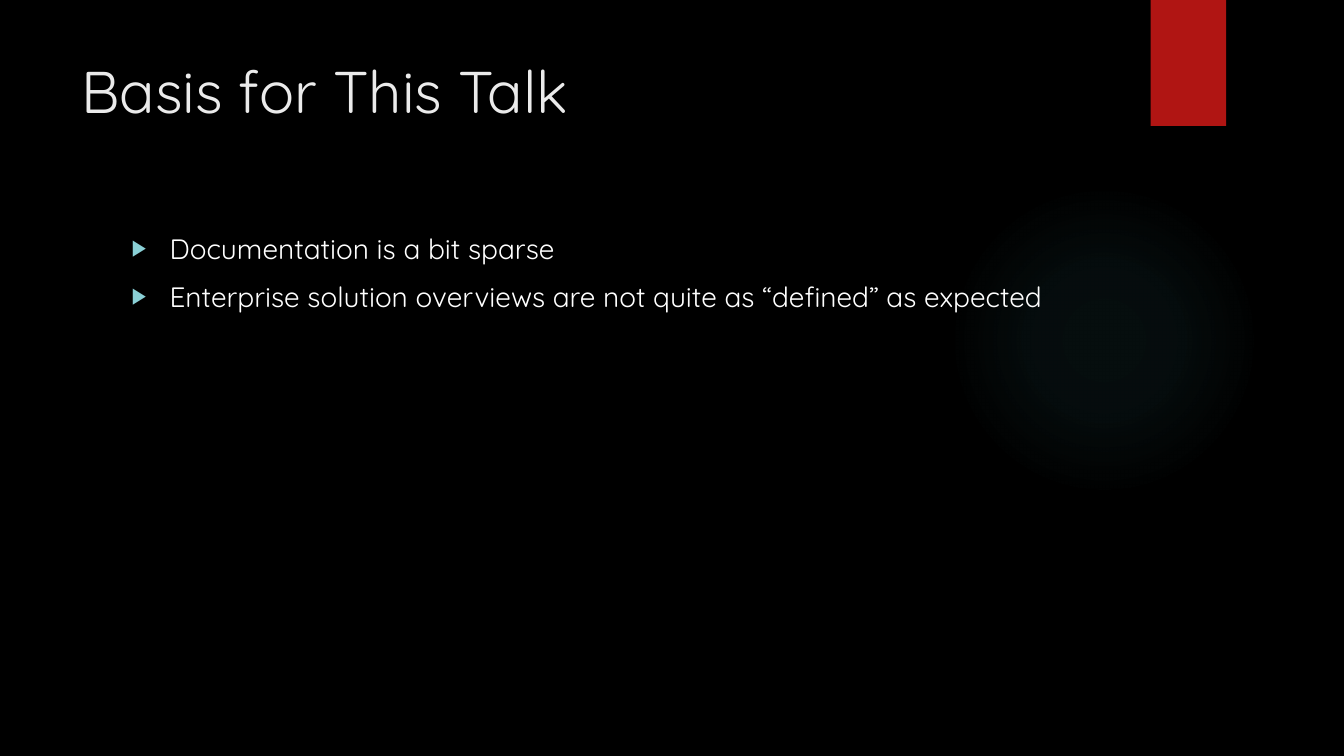
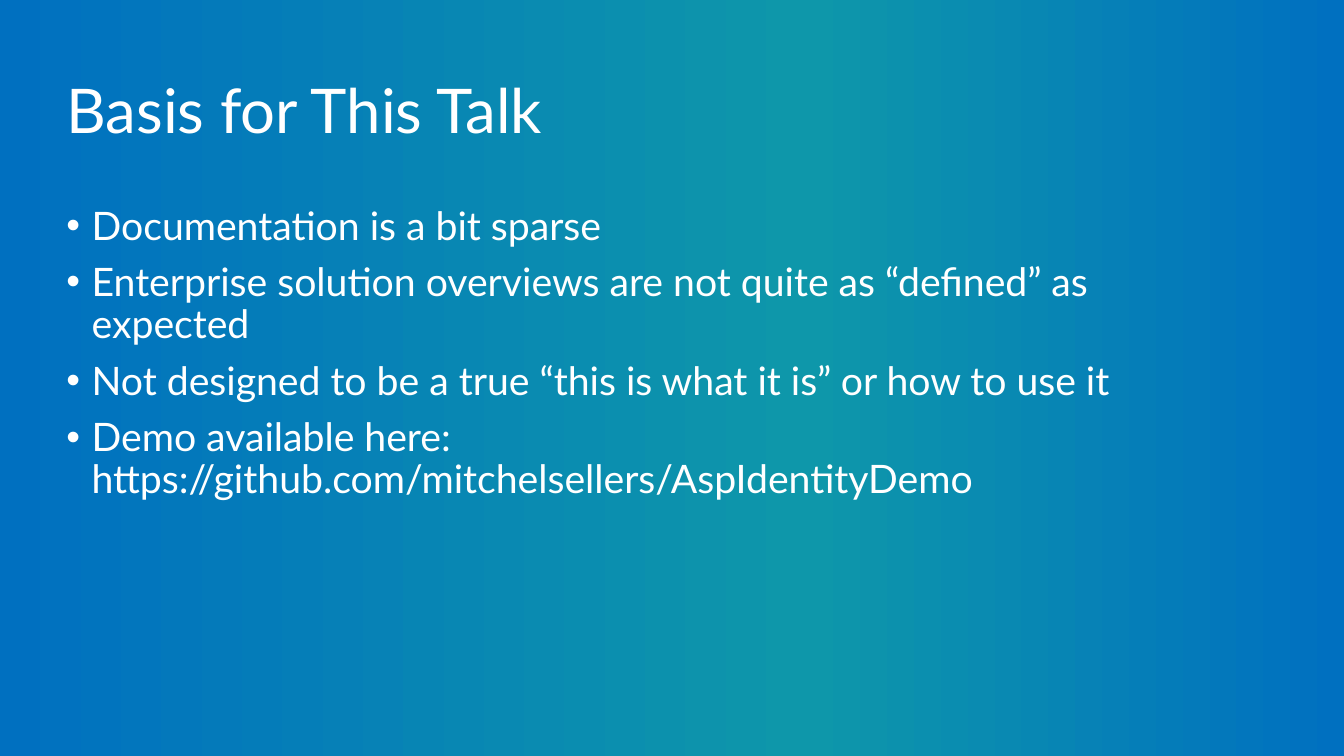
Before and after one commit to mitchelsellers/AspIdentityDemo, a slide deck: slide 3 of Presentation/2017 - Identity The Stuff You Never Knew.pptx. Drawn at 1344x756 pixels with LibreOffice and Linux fonts; fonts in the diff are those of the drawing; background and template pictures are left out. Boxes give left, top, right and bottom in pixels: in the first picture for what was removed or moved away, otherwise in the second. Text is boxed around its words. In the diff, an @@ line names an element or a change of style, - is before the commit and + after.

```diff
--- a/Presentation/2017 - Identity The Stuff You Never Knew.pptx
+++ b/Presentation/2017 - Identity The Stuff You Never Knew.pptx
@@ background picture (left out) to gradient #0070C0 to #0E97AA @@
@@ rectangle removed at (x1=1150, y1=0, x2=1226, y2=126) @@
@@ title "Basis for This Talk" moved from (x1=81, y1=69, x2=568, y2=114) to (x1=66, y1=87, x2=542, y2=134) @@
@@ title "Basis for This Talk" at (x1=66, y1=87, x2=542, y2=134): size 42 to 44 pt, font Quicksand to Lato, text colour #EBEBEB to #FFFFFF; line spacing 1 to 0.9; vertical alignment top to middle @@
@@ text "Documentation is a bit sparse" moved from (x1=170, y1=238, x2=1042, y2=313) to (x1=92, y1=211, x2=1109, y2=500) @@
@@ ellipse removed at (x1=949, y1=185, x2=1259, y2=495) @@
@@ text at (x1=92, y1=211, x2=1087, y2=345): size 20 to 28 pt, font Quicksand to Lato in "Documentation is a bit sparse", "Enterprise solution overviews are not quite as ..."; bullet ▶ to •; line spacing 1 to 0.9 @@
@@ text at (x1=92, y1=365, x2=1109, y2=500): paragraphs added @@
+• Not designed to be a true “this is what it is” or how to use it
+• Demo available here: https://github.com/mitchelsellers/AspIdentityDemo
```
Also in this commit, not shown: 3 other slides changed, 2 slides added.
